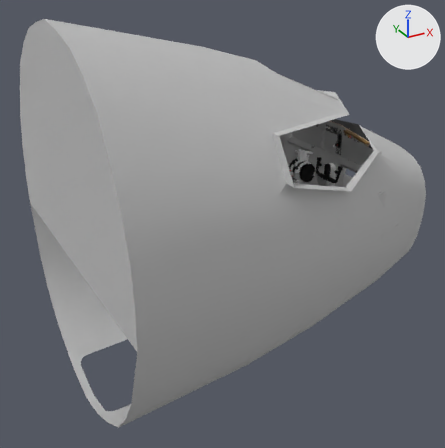
What one commit did to the glTF model b737/cockpit.glb.
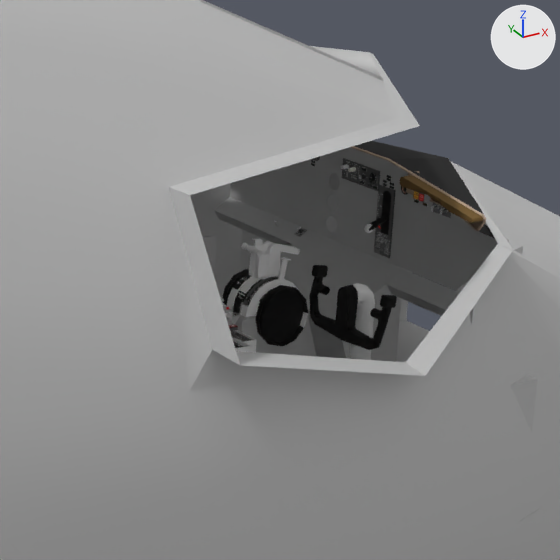
There are two pictures of each version: one whole from a 50 mm lens placed at (11.62, -4.72, 2.63), pointed at (14.24, 0.04, 0.25), one close up on the part from 50% to 88% of the width and 17% to 55% of the height. Arrows for +X, +Y and +Z are at upper right; the lights stay in place. The older version's two pictures come first. Vertices at exactly the same position are counted once.

The first close-up shows 'anim823', 'anim831', 'body', 'gear' and 3 more.
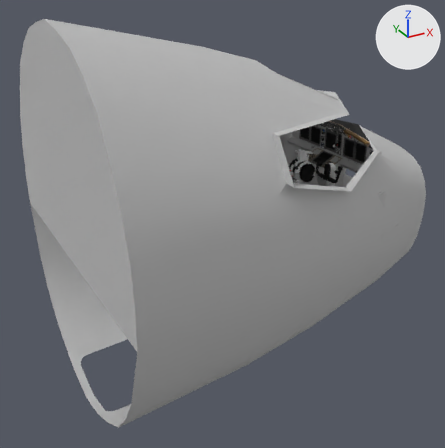
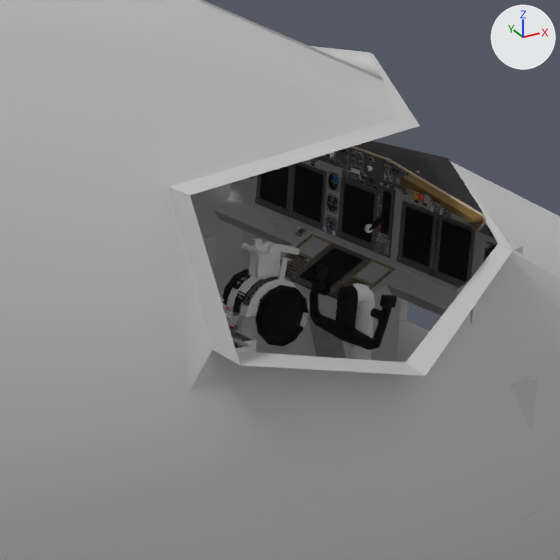
Diff of the bpy script that builds the scene:
```diff
--- a/b737/cockpit.glb.py
+++ b/b737/cockpit.glb.py
@@ mat_efis_frame_png_002 @@
+mat_efis_frame_png_002 = bpy.data.materials.new('efis-frame.png.002')
+# uses the picture img_efis_frame_webp
@@ mat_clock_png @@
+mat_clock_png = bpy.data.materials.new('clock.png')
+# uses the picture img_clock_webp
@@ mat_cdu_png @@
+mat_cdu_png = bpy.data.materials.new('cdu.png')
+# uses the picture img_cdu_webp
@@ mat_autopilot_pnl_png @@
+mat_autopilot_pnl_png = bpy.data.materials.new('autopilot-pnl.png')
+# uses the picture img_autopilot_pnl_webp
@@ mat_vor_png @@
+mat_vor_png = bpy.data.materials.new('vor.png')
+# uses the picture img_vor_webp
@@ mat_efis_frame_png_001 @@
+mat_efis_frame_png_001 = bpy.data.materials.new('efis-frame.png.001')
+# uses the picture img_efis_frame_webp
@@ mat_altasi_png @@
+mat_altasi_png = bpy.data.materials.new('altasi.png')
+# uses the picture img_altasi_webp
@@ mat_efis_png @@
+mat_efis_png = bpy.data.materials.new('EFIS.png')
+# uses the picture img_efis_webp
@@ mat_digits2_png_001 @@
+mat_digits2_png_001 = bpy.data.materials.new('digits2.png.001')
+# uses the picture img_digits2_webp
@@ mat_efis_frame_png @@
+mat_efis_frame_png = bpy.data.materials.new('efis-frame.png')
+# uses the picture img_efis_frame_webp
@@ mat_ati_png @@
+mat_ati_png = bpy.data.materials.new('ati.png')
+# uses the picture img_ati_webp
@@ me_body @@
-me_body.from_pydata(...)  # 12976 vertices, 23384 faces; spans x 12.75..16.24, y -1.51..1.55, z -1.23..2.2
+me_body.from_pydata(...)  # 20072 vertices, 34190 faces; spans x 12.75..16.24, y -1.51..1.55, z -1.23..2.2
+# me_body part 1: a new loose piece, a box spanning x 15.332..15.342, y -0.24..0.28, z 1.08..1.149, in mat_autopilot_pnl_png
+# me_body part 2: 32 vertices moved within x 14.62..15.47, y -0.38..0.34, z 0.64..1.61; 5426 vertices added at x 15.28..15.51, y -0.65..0.67, z 0.69..1.14
+# other edits to the shape of me_body do not show in these pictures
 me_body.materials.append(mat_cent_panel_png)
@@ me_body @@
 me_body.materials.append(mat_mat_006)
+me_body.materials.append(mat_efis_frame_png)
+me_body.materials.append(mat_efis_frame_png_001)
+me_body.materials.append(mat_efis_frame_png_002)
+me_body.materials.append(mat_autopilot_pnl_png)
+me_body.materials.append(mat_digits2_png_001)
+me_body.materials.append(mat_mat_007)  # white #e7e7e7
+me_body.materials.append(mat_efis_png)
+me_body.materials.append(mat_cdu_png)
+me_body.materials.append(mat_clock_png)
+me_body.materials.append(mat_mat_008)  # grey #959595
+me_body.materials.append(mat_mat_009)  # yellow #ffe628
+me_body.materials.append(mat_vor_png)
+me_body.materials.append(mat_altasi_png)
@@ ob_anim1356 @@
+ob_anim1356 = bpy.data.objects.new('anim1356', me_anim1356)  # 21 vertices, 20 faces; spans x 15.4623..15.4625, y 0.1245..0.1681, z 0.8135..0.8571
+ob_anim1356.location = (0.0, 0.0, 0.0)
@@ ob_anim1354 @@
+ob_anim1354 = bpy.data.objects.new('anim1354', me_anim1354)  # a UV sphere (20 segments, 10 rings, poles along y) spanning x 15.4625..15.5215, y 0.1165..0.1755, z 0.9455..1.0045
+ob_anim1354.location = (0.0, 0.0, 0.0)
```

Location of each change, (x1, y1, x2, y2) in pixels of the close-ups (560 x 560 px):
'anim1356', added: after (327, 218, 335, 231)
'anim1354', added: after (332, 174, 339, 189)
part 1 of me_body, added: after (315, 147, 386, 183)
part 2 of me_body, built on: before (349, 168, 439, 211); after (249, 149, 497, 300)
